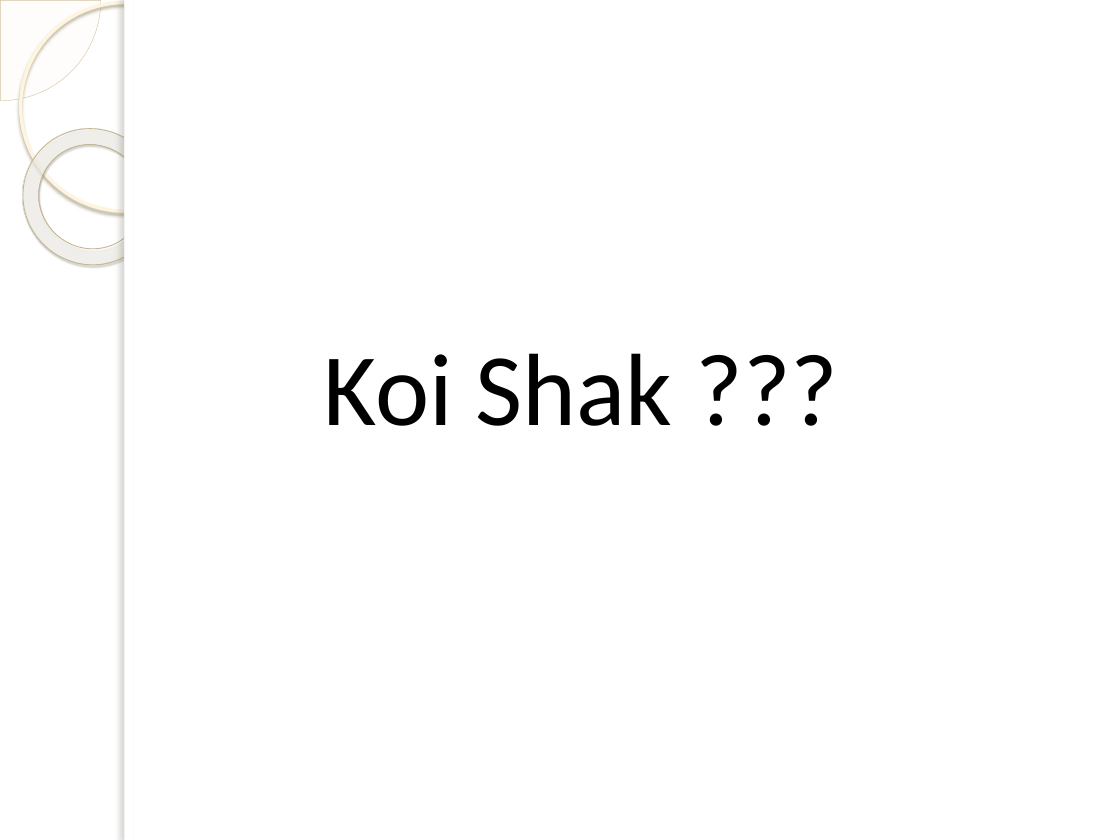
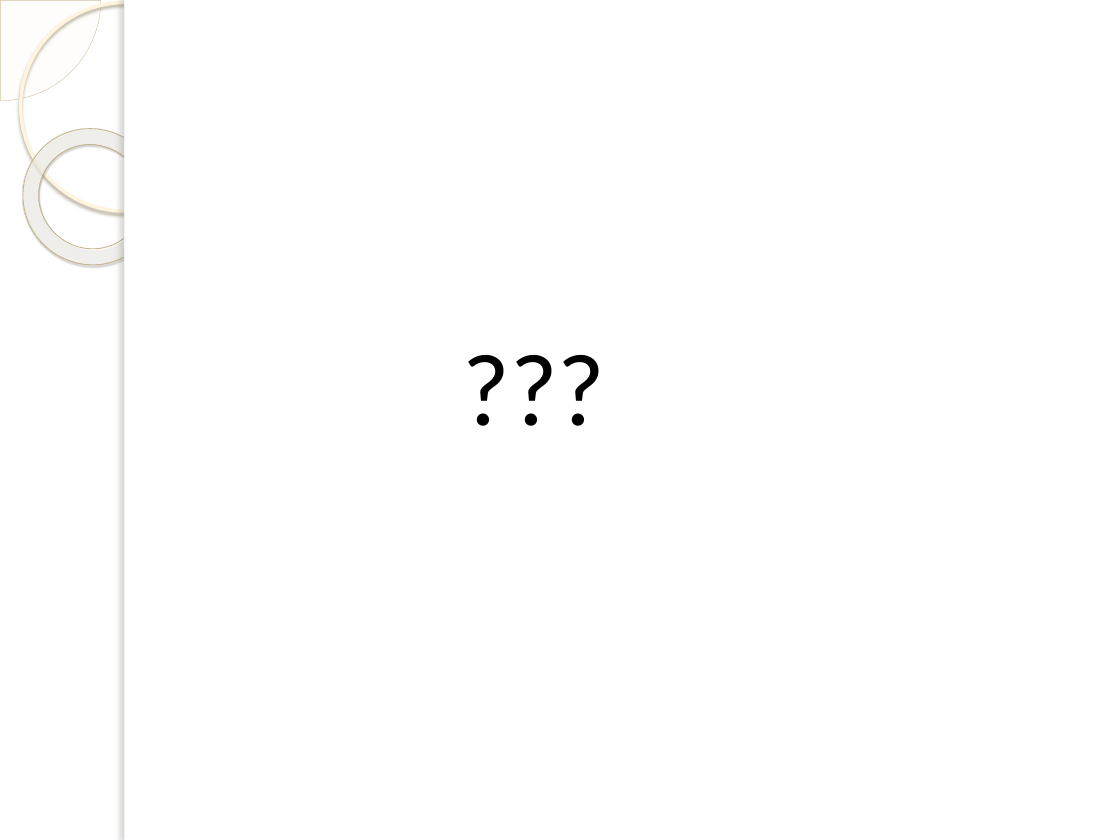
Before and after one commit to dspatil/TrainingSessions, a slide deck: slide 14 of Session_2/Introduction_to_Terraform.pptx. Drawn at 1120x840 pixels with LibreOffice and Linux fonts; fonts in the diff are those of the drawing; background and template pictures are left out. Boxes give left, top, right and bottom in pixels: in the first picture for what was removed or moved away, otherwise in the second. Text is boxed around its words. In the diff, an @@ line names an element or a change of style, - is before the commit and + after.

```diff
--- a/Session_2/Introduction_to_Terraform.pptx
+++ b/Session_2/Introduction_to_Terraform.pptx
@@ text at [324, 353, 673, 426]: text changed @@
-Koi Shak ???
+???
```
Also in this commit, not shown: 2 other files.
